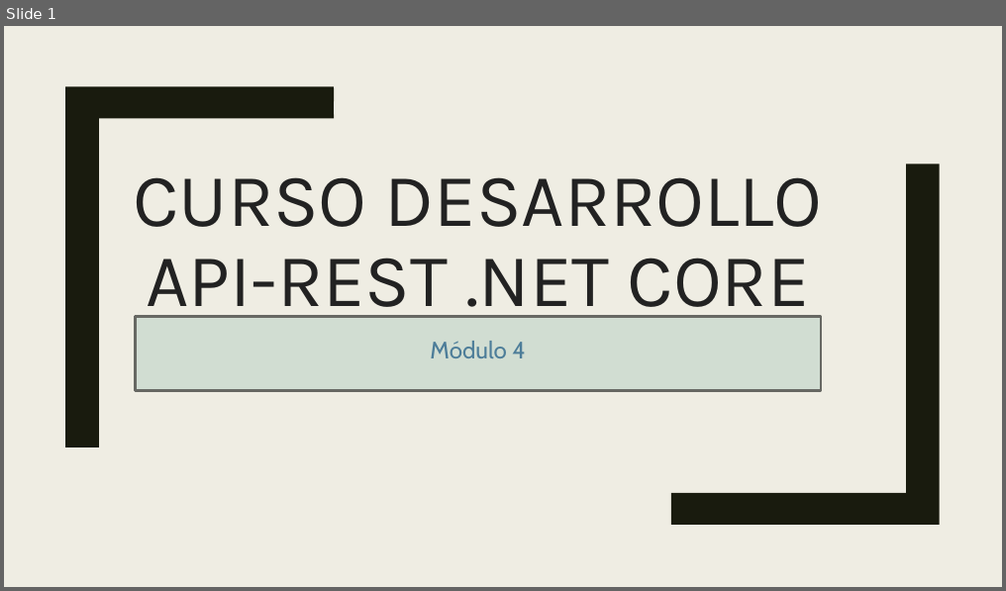
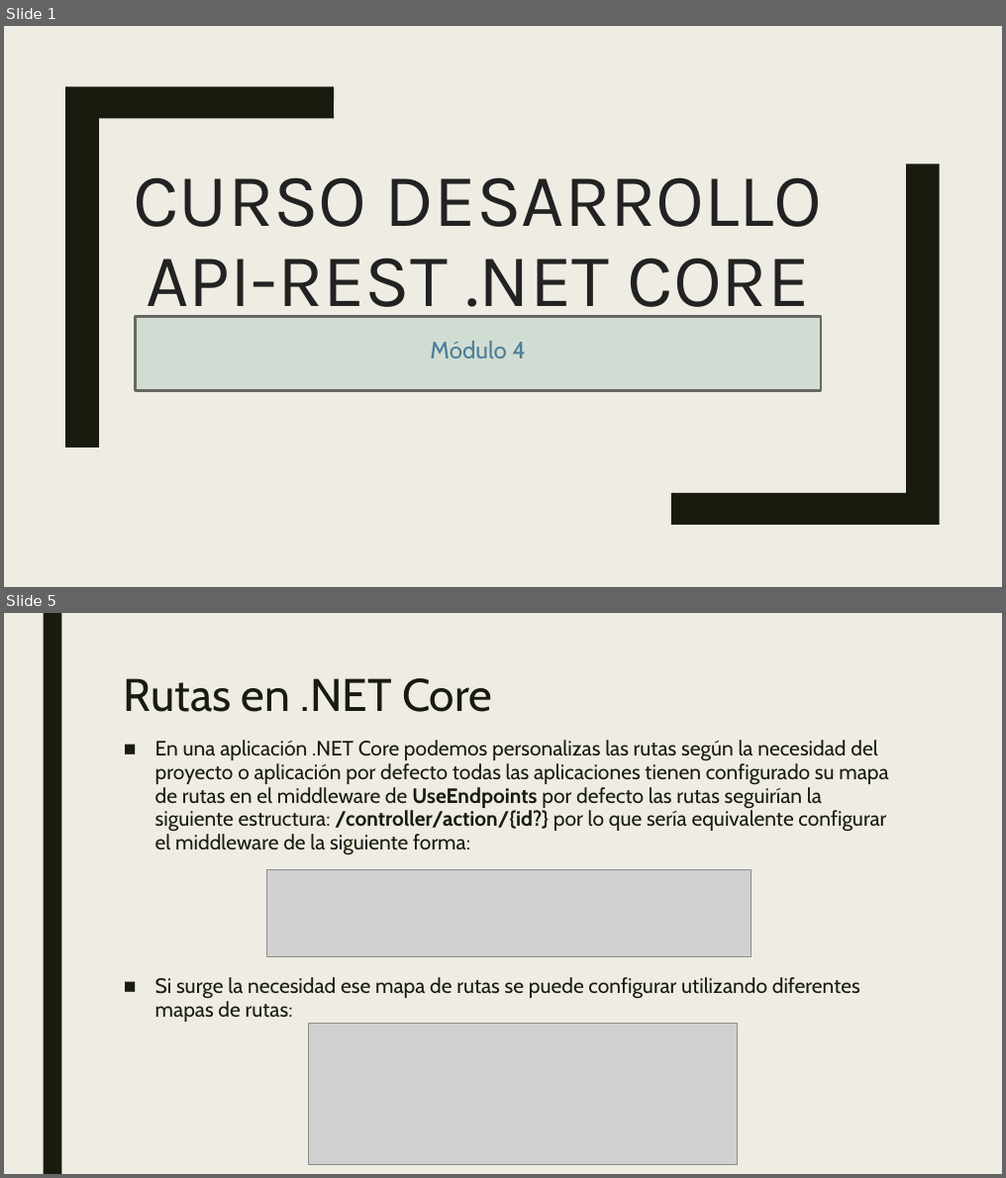
Before and after one commit to dadjh85/Demo4-Curso-.NetCore3.1, a slide deck: doc/Demo4- Curso .NET Core.pptx. Shown one above the other, each under a label of ours: slide 1 before the commit, slides 1 and 5 after it; the slides between them are not shown. The pictures are 1006x591 and 1006x1178 pixels, drawn with LibreOffice and Linux fonts; fonts in the diff are those of the drawing; grey boxes stand for pictures. Boxes give left, top, right and bottom in pixels: in the first picture for what was removed or moved away, otherwise in the second. Text is boxed around its words. In the diff, an @@ line names an element or a change of style, - is before the commit and + after.

Commit message:
* Adding Routing .NET Core

```diff
--- a/doc/Demo4- Curso .NET Core.pptx
+++ b/doc/Demo4- Curso .NET Core.pptx
@@ slide 5 added at (x1=4, y1=613, x2=1002, y2=1174), background #EFEDE3 @@
@@ rectangle added at (x1=43, y1=613, x2=61, y2=1174), fill #191B0E @@
@@ title added at (x1=124, y1=678, x2=492, y2=712), 44 pt, text #191B0E @@
+Rutas en .NET Core
@@ text added at (x1=155, y1=740, x2=888, y2=1022), 20 pt, text #191B0E @@
+■ En una aplicación .NET Core podemos personalizas las rutas según la necesidad del proyecto o aplicación por defecto todas las aplicaciones tienen configurado su mapa de rutas en el middleware de UseEndpoints por defecto las rutas seguirían la siguiente estructura: /controller/action/{id?} por lo que sería equivalente configurar el middleware de la siguiente forma:
+■ Si surge la necesidad ese mapa de rutas se puede configurar utilizando diferentes mapas de rutas:
@@ picture added at (x1=267, y1=870, x2=751, y2=958) @@
@@ picture added at (x1=309, y1=1023, x2=738, y2=1165) @@
```
Also in this commit, not shown: 1 slide changed, 5 other slides added, 5 other files.
